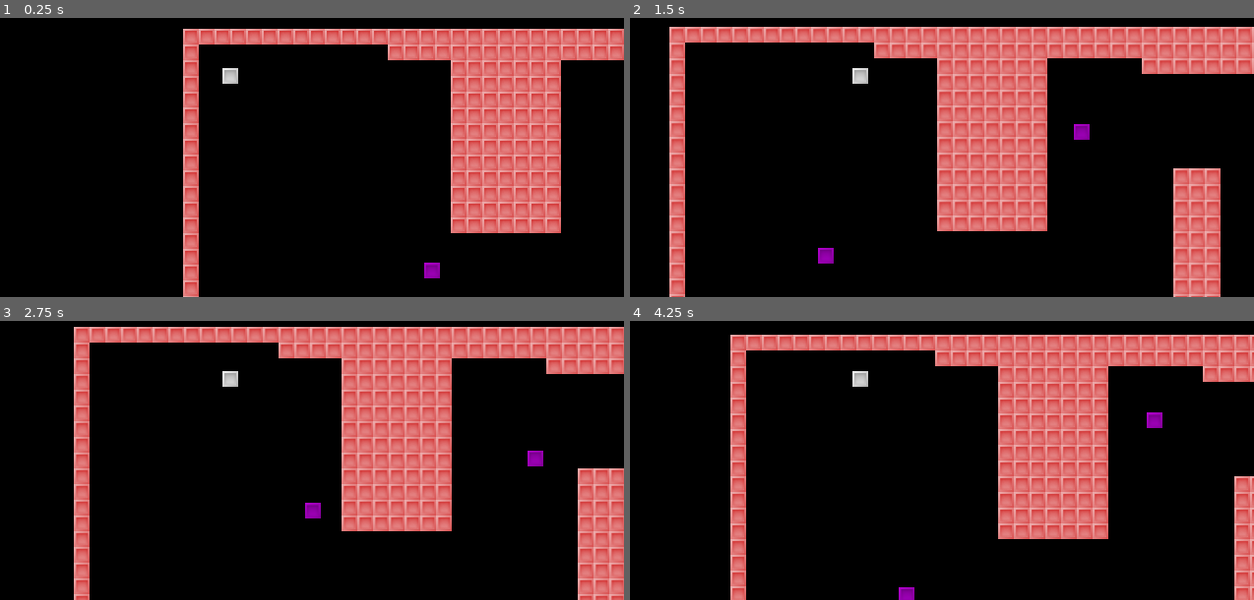
Above: before the commit, frames 1-4 (two rows, left to right).
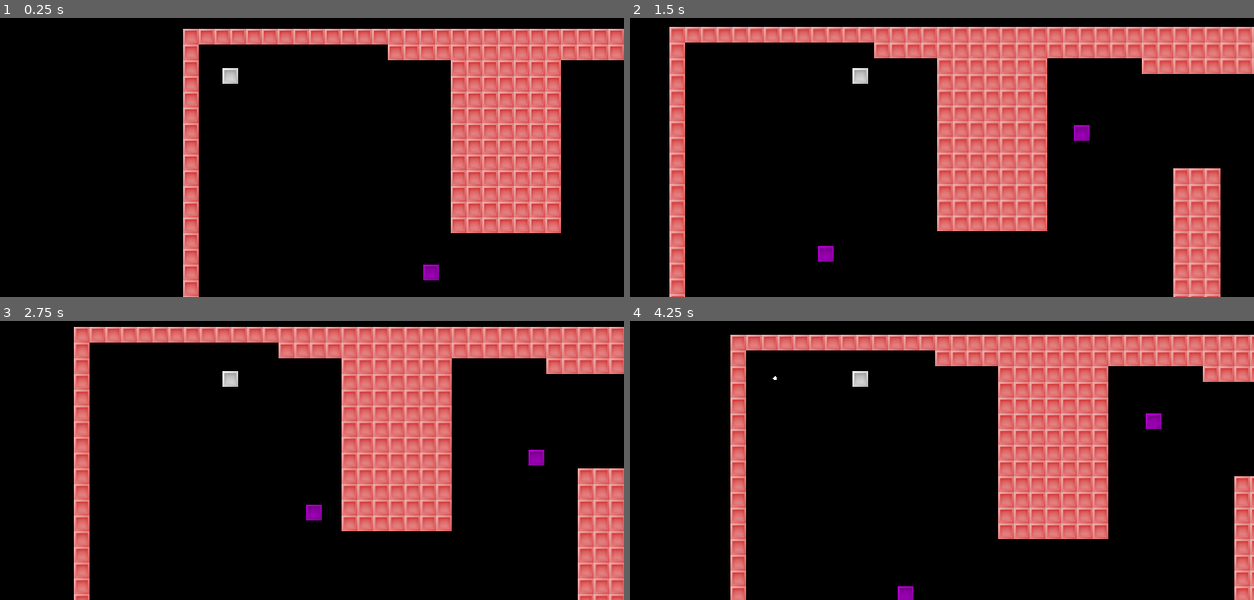
Above: after the commit, the same moments.

Repository: julabrego/programacion-videojuegos-iii-2026
Game: Godot game, scene res://main.tscn
Same seed, same stepped clock (60 frames per second), same inputs: the game is played once before the commit and once after it.
Inputs:
- Up to frame 1 (0.25 s): no input
- Up to frame 2 (1.5 s): hold Right (move_right) 0.53-1.28 s; tap Space (fire, bound only after the commit) at 0.6 s; hold Left (move_left) from 1.28 s (still down); tap Down (move_bottom) at 1.35 s
- Up to frame 3 (2.75 s): tap Space (fire, bound only after the commit) at 1.55, 2.1 s; release Left (move_left) at 2.03 s; hold Right (move_right) from 2.03 s (still down)
- Up to frame 4 (4.25 s): release Right (move_right) at 2.78 s; hold Up (move_up) 2.78-3.53 s; tap Space (fire, bound only after the commit) at 2.85, 3.8 s; hold Left (move_left) from 3.53 s (still down); tap Down (move_bottom) at 3.6 s

The runs differ from the first frame. In frame 1, less than 0.1% of the frame differs, in the area x 67-71%, y 87-95%; in frame 2, less than 0.1%; in frame 3, 0.1%, in the area x 48-88%, y 46-72%; in frame 4, less than 0.1%.

Commit message:
feat: implements bullet shoot and enemy killing

Diff:
--- /dev/null
+++ b/actividad-02/bullet/bullet.gd
@@ -0,0 +1,25 @@
+extends AnimatableBody2D
+
+var direction: Vector2 = Vector2.ZERO
+var speed = 400
+
+func _physics_process(delta: float) -> void:
+	var target_position = position + direction.normalized() * speed * delta
+	var motion = target_position - position
+	var collision = move_and_collide(motion, true)
+
+	if collision:
+		var collider = collision.get_collider()
+		if collider != null:
+			apply_damage_if_corresponds(collider)
+			if destroy_if_corresponds(collider):
+				queue_free()
+
+	position = target_position
+
+func destroy_if_corresponds(collider: Object):
+	return collider.is_in_group("hits_bullet")
+
+func apply_damage_if_corresponds(collider: Object):
+	if(collider.has_method("get_damage")):
+		collider.get_damage()
--- /dev/null
+++ b/actividad-02/bullet/bullet.tscn
@@ -0,0 +1,22 @@
+[gd_scene format=3 uid="uid://boro6q5hbqrvg"]
+
+[ext_resource type="Script" uid="uid://dbd0nnv7g3eed" path="res://bullet/bullet.gd" id="1_k2aps"]
+
+[sub_resource type="CircleShape2D" id="CircleShape2D_h2yge"]
+radius = 2.0
+
+[sub_resource type="SphereMesh" id="SphereMesh_1bvp3"]
+
+[node name="Bullet" type="AnimatableBody2D" unique_id=441755995 groups=["player_bullet"]]
+collision_layer = 4
+collision_mask = 10
+sync_to_physics = false
+script = ExtResource("1_k2aps")
+
+[node name="CollisionShape2D" type="CollisionShape2D" parent="." unique_id=67026188]
+shape = SubResource("CircleShape2D_h2yge")
+
+[node name="MeshInstance2D" type="MeshInstance2D" parent="." unique_id=988048108]
+position = Vector2(0, 3.5762787e-07)
+scale = Vector2(4.0045357, 4.0000005)
+mesh = SubResource("SphereMesh_1bvp3")
--- a/actividad-02/enemy/enemy.gd
+++ b/actividad-02/enemy/enemy.gd
@@ -11,7 +11,12 @@
 
 func _physics_process(delta):
 	angle += speed * delta
+	var target_position = center_position + Vector2(cos(angle), sin(angle)) * radius
 
-	var offset = Vector2(cos(angle), sin(angle)) * radius
+	var motion = target_position - position
+	move_and_collide(motion)
 
-	position = center_position + offset
+	position = target_position
+
+func get_damage():
+	queue_free()
--- a/actividad-02/enemy/enemy.tscn
+++ b/actividad-02/enemy/enemy.tscn
@@ -45,7 +45,10 @@
 [sub_resource type="CircleShape2D" id="CircleShape2D_h2yge"]
 radius = 9.0
 
-[node name="enemy" type="AnimatableBody2D" unique_id=1821378066]
+[node name="enemy" type="AnimatableBody2D" unique_id=1821378066 groups=["hits_bullet"]]
+collision_layer = 2
+collision_mask = 5
+sync_to_physics = false
 script = ExtResource("1_ofsxj")
 
 [node name="Sprite2D" type="Sprite2D" parent="." unique_id=1721490688]
--- a/actividad-02/levels/tileset.tres
+++ b/actividad-02/levels/tileset.tres
@@ -28,5 +28,6 @@
 0:0/7/transpose = true
 
 [resource]
-physics_layer_0/collision_layer = 1
+physics_layer_0/collision_layer = 8
+physics_layer_0/collision_mask = 13
 sources/0 = SubResource("TileSetAtlasSource_0vtpw")
--- a/actividad-02/main.tscn
+++ b/actividad-02/main.tscn
@@ -8,7 +8,7 @@
 
 [node name="level1" type="Node2D" parent="." unique_id=1567975604]
 
-[node name="TileLayer0" type="TileMapLayer" parent="level1" unique_id=1572330477]
+[node name="TileLayer0" type="TileMapLayer" parent="level1" unique_id=1572330477 groups=["hits_bullet"]]
 use_parent_material = true
 tile_map_data = PackedByteArray("AAADAAgAAAAAAAAAAAADAAkAAAAAAAAAAAADAAoAAAAAAAAAAAADAAsAAAAAAAAAAAADAAwAAAAAAAAAAAADAA …(14960 unchanged characters)…
 tile_set = ExtResource("1")
--- a/actividad-02/player/player.gd
+++ b/actividad-02/player/player.gd
@@ -4,12 +4,23 @@
 @export var acceleration = 600.0
 @export var deceleration = 500.0
 
+var facing_direction: Vector2 = Vector2(1.0, 0.0)
+
 func _physics_process(delta):
 	var direction = Input.get_vector("move_left", "move_right", "move_up", "move_bottom")
+
 	if direction != Vector2.ZERO:
+		facing_direction = direction
 		var target_velocity = direction * max_speed
 		velocity = velocity.move_toward(target_velocity, acceleration * delta)
 	else:
 		velocity = velocity.move_toward(Vector2.ZERO, deceleration * delta)
 
 	move_and_slide()
+
+	if Input.is_action_just_pressed("fire"):
+		var bullet = preload("res://bullet/bullet.tscn").instantiate()
+		bullet.direction = facing_direction
+		bullet.position = position
+
+		$"..".add_child(bullet)
--- a/actividad-02/player/player.tscn
+++ b/actividad-02/player/player.tscn
@@ -6,21 +6,12 @@
 [sub_resource type="RectangleShape2D" id="1"]
 size = Vector2(15.8, 15.8)
 
-[node name="player" type="CharacterBody2D"]
-input_pickable = false
-shapes/0/shape = SubResource("1")
-shapes/0/transform = Transform2D(1, 0, 0, 1, 0, 0)
-shapes/0/trigger = false
-collision_layer = 1
-collision_mask = 1
-collision/safe_margin = 0.01
+[node name="player" type="CharacterBody2D" unique_id=428828409]
+collision_mask = 9
 script = ExtResource("1")
 
-[node name="sprite" type="Sprite2D" parent="."]
+[node name="sprite" type="Sprite2D" parent="." unique_id=204572834]
 texture = ExtResource("2")
 
-[node name="CollisionShape2D" type="CollisionShape2D" parent="."]
-visible = false
+[node name="CollisionShape2D" type="CollisionShape2D" parent="." unique_id=1574386715]
 shape = SubResource("1")
-trigger = false
-_update_shape_index = 0
--- a/actividad-02/project.godot
+++ b/actividad-02/project.godot
@@ -52,6 +52,18 @@
 "events": [Object(InputEventKey,"resource_local_to_scene":false,"resource_name":"","device":0,"window_id":0,"alt_presse …(194 unchanged characters)…
 ]
 }
+fire={
+"deadzone": 0.2,
+"events": [Object(InputEventKey,"resource_local_to_scene":false,"resource_name":"","device":-1,"window_id":0,"alt_pressed":false,"shift_pressed":false,"ctrl_pressed":false,"meta_pressed":false,"pressed":false,"keycode":0,"physical_keycode":32,"key_label":0,"unicode":32,"location":0,"echo":false,"script":null)
+]
+}
+
+[layer_names]
+
+2d_physics/layer_1="Player"
+2d_physics/layer_2="Enemy"
+2d_physics/layer_3="Bullet"
+2d_physics/layer_4="Terrain"
 
 [physics_2d]
 
Not shown, added: actividad-02/bullet/bullet.gd.uid
Not shown: 1 places in actividad-02/player/player.tscn that only renumber resources
